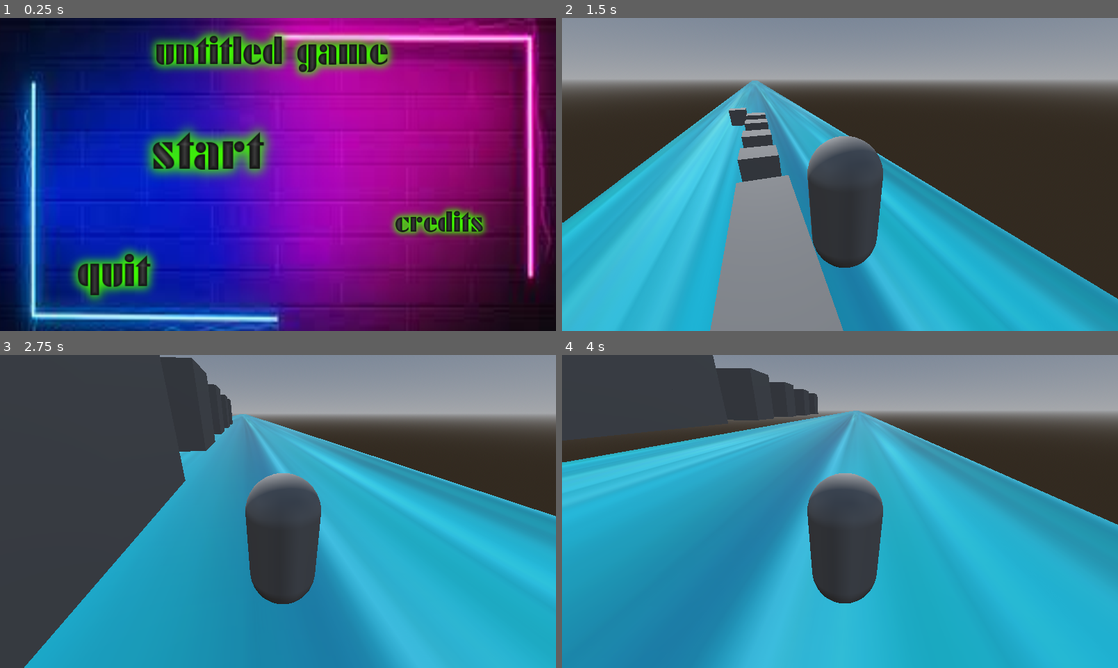
Above: before the commit, frames 1-4 (two rows, left to right).
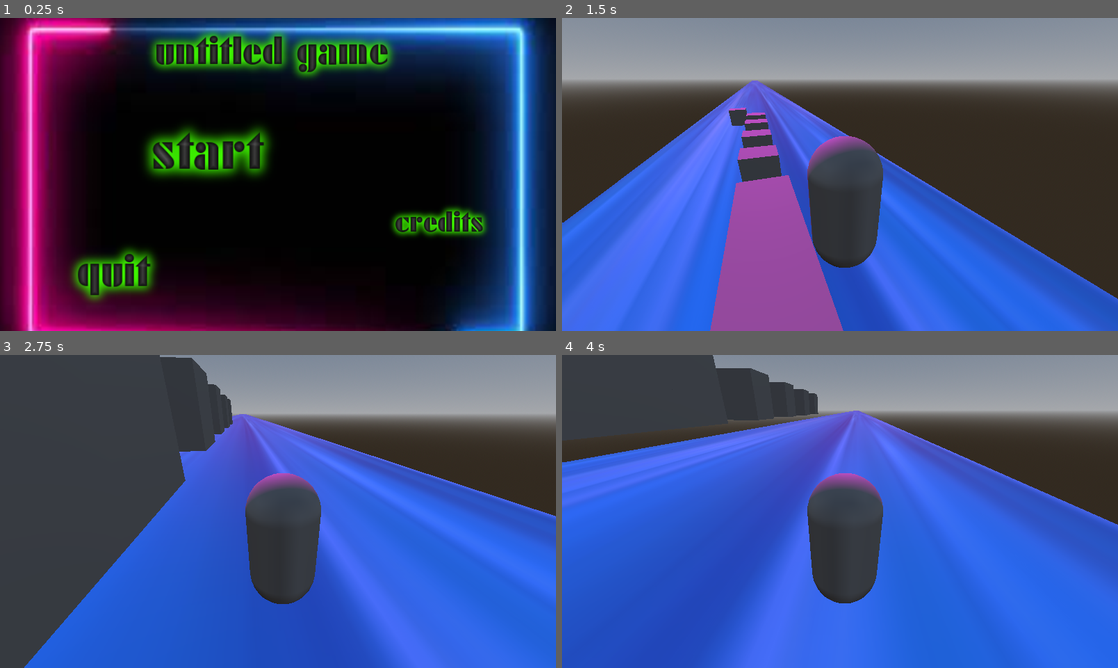
Above: after the commit, the same moments.

Repository: JoukePouke/Game-off-2023
Game: Godot game, scene res://Assets/Scenes/MainMenu.tscn
Two runs of this game, one before a commit and one after it. Both use one fixed random seed, a clock stepped at 60 frames per second and the inputs below.
Inputs (mouse positions are in pixels of both pictures, inside the frame that each line leads up to):
- Up to frame 1 (0.25 s): no input
- Up to frame 2 (1.5 s): click (767, 158) at 0.5 s; tap Enter (ui_accept) at 1.25 s; move the mouse to (867, 174) at 1.27 s; hold Right (right) from 1.28 s (still down); hold Shift from 1.28 s (still down); click (867, 174) at 1.42 s
- Up to frame 3 (2.75 s): tap Enter (ui_accept) at 1.52, 2.27 s; move the mouse to (250, 511) at 2.02 s; release Right (right) at 2.03 s; release Shift at 2.03 s; hold A (left) from 2.03 s (still down); tap E at 2.1 s
- Up to frame 4 (4 s): move the mouse to (851, 505) at 2.77 s; release A (left) at 2.78 s; hold Shift 2.78-3.53 s; hold Right (right) from 2.78 s (still down); move the mouse to (834, 517) at 3.52 s; tap E at 3.6 s; click (834, 517) at 3.67 s; tap Enter (ui_accept) at 3.77 s

The runs differ from the first frame. In frame 1, 94% of the frame differs, in the area x 0-100%, y 0-100%; in frame 2, 44%; in frame 3, 49%; in frame 4, 65%.

Commit message:
change things & build

Diff:
--- a/Assets/Scenes/MainLevel.tscn
+++ b/Assets/Scenes/MainLevel.tscn
@@ -64,7 +64,9 @@
 
 [node name="OmniLight3D" type="DirectionalLight3D" parent="."]
 transform = Transform3D(1, 0, 0, 0, 0.821816, 0.569753, 0, -0.569753, 0.821816, 0, 13.5715, 15.1227)
-light_energy = 0.905
+light_color = Color(1, 0.223529, 1, 1)
+light_energy = 1.293
+directional_shadow_mode = 0
 
 [node name="respawn" type="Marker3D" parent="."]
 transform = Transform3D(-1, 0, -8.74228e-08, 0, 1, 0, 8.74228e-08, 0, -1, 0, 6.06272, -3.61863)
--- a/icon.svg
+++ /dev/null
@@ -1 +0,0 @@
-<svg height="128" width="128" xmlns="http://www.w3.org/2000/svg"><rect x="2" y="2" width="124" height="124" rx="14" fill="#363d52" stroke="#212532" stroke-width="4"/><g transform="scale(.101) translate(122 122)"><g fill="#fff"><path d="M105 673v33q407 354 814 0v-33z"/><path fill="#478cbf" d="m105 673 152 14q12 1 15 14l4 67 132 10 8-61q2-11 15-15h162q13 4 15 15l8 61 132-10 4-67q3-13 15-14l152-14V427q30-39 56-81-35-59-83-108-43 20-82 47-40-37-88-64 7-51 8-102-59-28-123-42-26 43-46 89-49-7-98 0-20-46-46-89-64 14-123 42 1 51 8 102-48 27-88 64-39-27-82-47-48 49-83 108 26 42 56 81zm0 33v39c0 276 813 276 813 0v-39l-134 12-5 69q-2 10-14 13l-162 11q-12 0-16-11l-10-65H447l-10 65q-4 11-16 11l-162-11q-12-3-14-13l-5-69z"/><path d="M483 600c3 34 55 34 58 0v-86c-3-34-55-34-58 0z"/><circle cx="725" cy="526" r="90"/><circle cx="299" cy="526" r="90"/></g><g fill="#414042"><circle cx="307" cy="532" r="60"/><circle cx="717" cy="532" r="60"/></g></g></svg>
--- a/project.godot
+++ b/project.godot
@@ -17,11 +17,11 @@
 
 [display]
 
+window/size/viewport_width=1920
 window/size/viewport_height=1080
 window/size/mode=2
 window/stretch/mode="viewport"
 window/per_pixel_transparency/allowed=true
-window/size/viewport_width=1920
 
 [dotnet]
 
Binary file changed: Assets/images/background.jpeg
Binary file added: Assets/images/team.png
Not shown, added: Assets/images/team.png.import
Not shown, added: Build/game.apple-touch-icon.png.import
Not shown, added: Build/game.icon.png.import
Not shown, added: Build/game.png.import
Not shown, added: export_presets.cfg
Not shown, removed: icon.svg.import
Not shown, added: Build.zip
Not shown, added: Build/game.apple-touch-icon.png
Not shown, added: Build/game.audio.worklet.js
Not shown, added: Build/game.icon.png
(and 7 more such lines)
